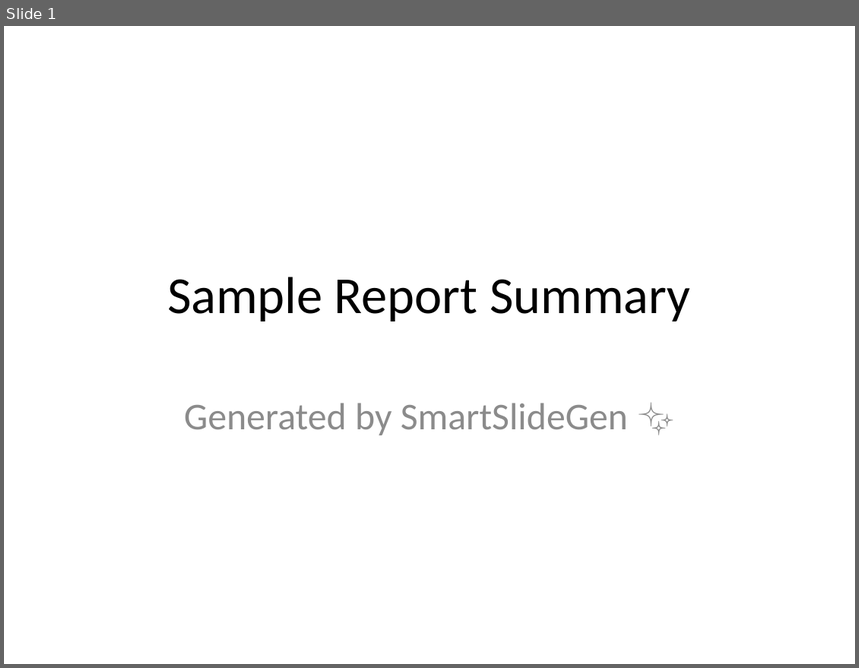
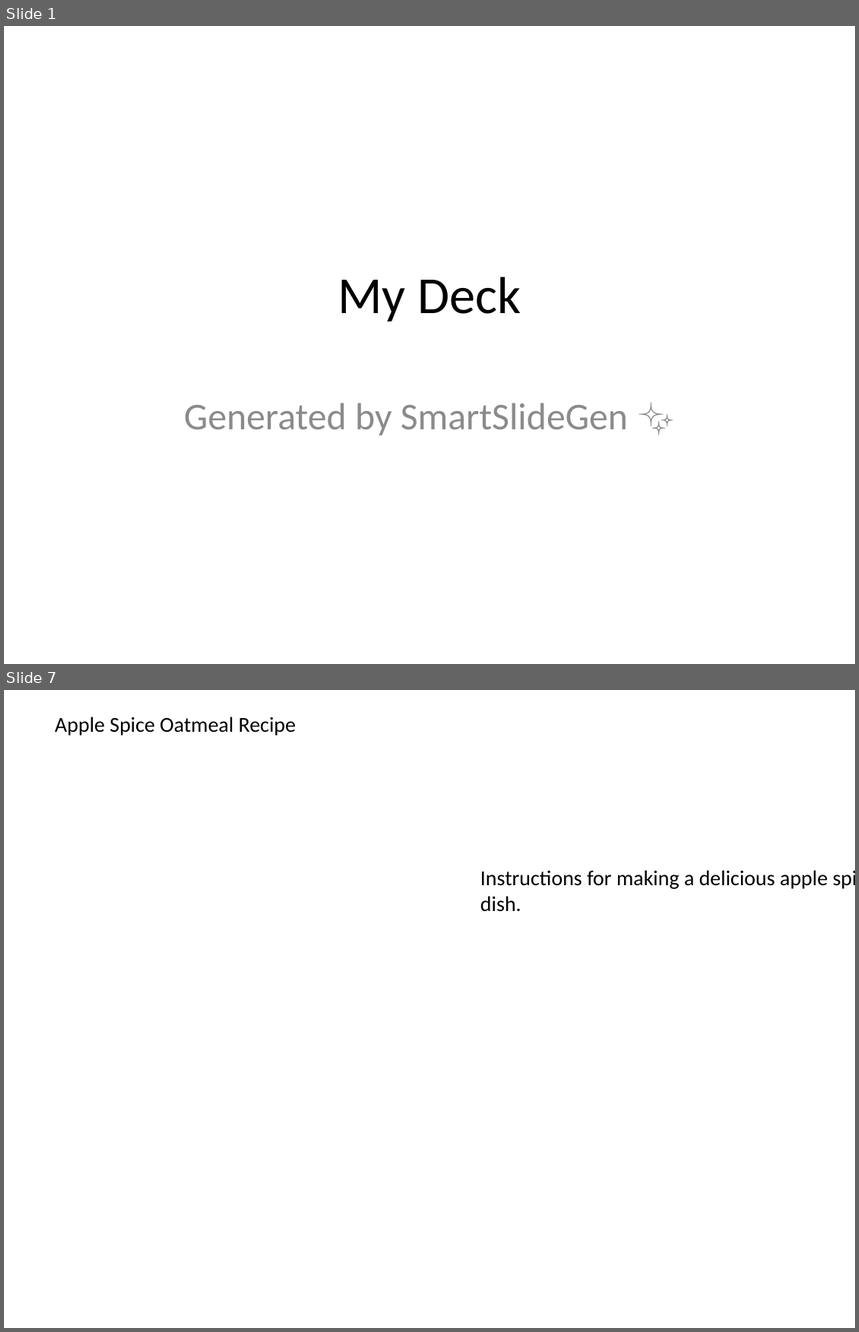
Before and after one commit to abhishek-bagepalli/The-Slide-Whisperer, a slide deck: output.pptx. Shown one above the other, each under a label of ours: slide 1 before the commit, slides 1 and 7 after it; the slides between them are not shown. The pictures are 859x668 and 859x1332 pixels, drawn with LibreOffice and Linux fonts; fonts in the diff are those of the drawing. Boxes give left, top, right and bottom in pixels: in the first picture for what was removed or moved away, otherwise in the second. Text is boxed around its words. In the diff, an @@ line names an element or a change of style, - is before the commit and + after.

```diff
--- a/output.pptx
+++ b/output.pptx
@@ slide 7 added at [4, 690, 855, 1328], background #FFFFFF @@
@@ text added at [55, 717, 296, 736], 18 pt, text #000000 @@
+Apple Spice Oatmeal Recipe
@@ text added at [481, 870, 828, 912], 18 pt, text #000000 @@
+Instructions for making a delicious apple spice oatmeal dish.
@@ slide 1 changed as well @@
@@ title at [338, 277, 521, 322]: text changed @@
-Sample Report Summary
+My Deck
```
Also in this commit, not shown: 7 other slides added, 5 slides removed, 14 other files.
